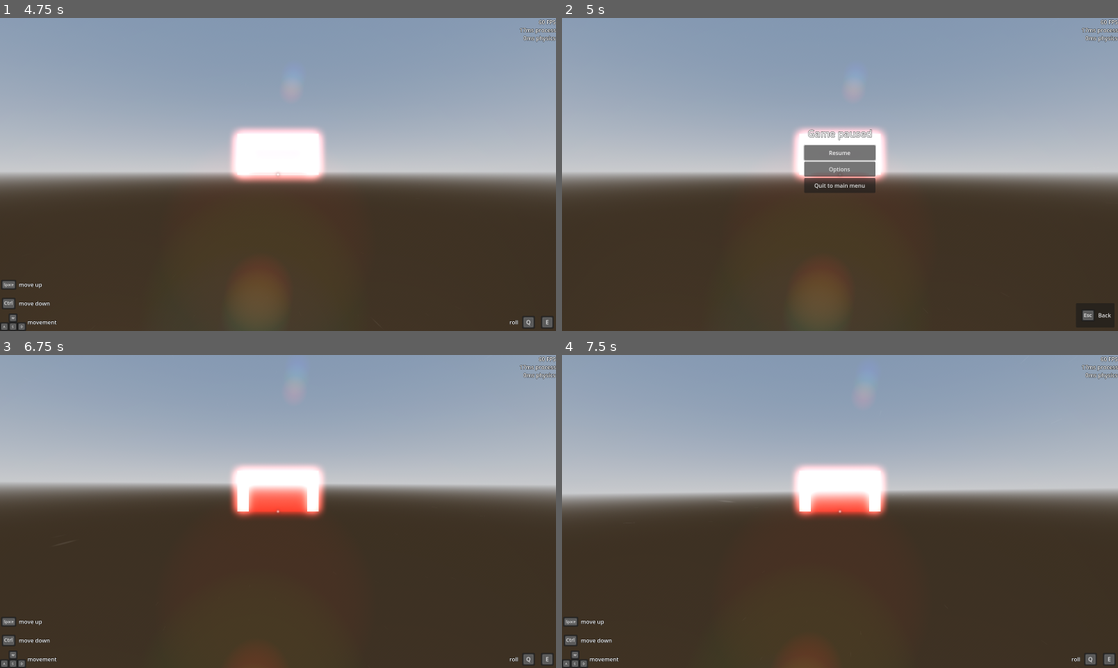
Above: before the commit, frames 1-4 (two rows, left to right).
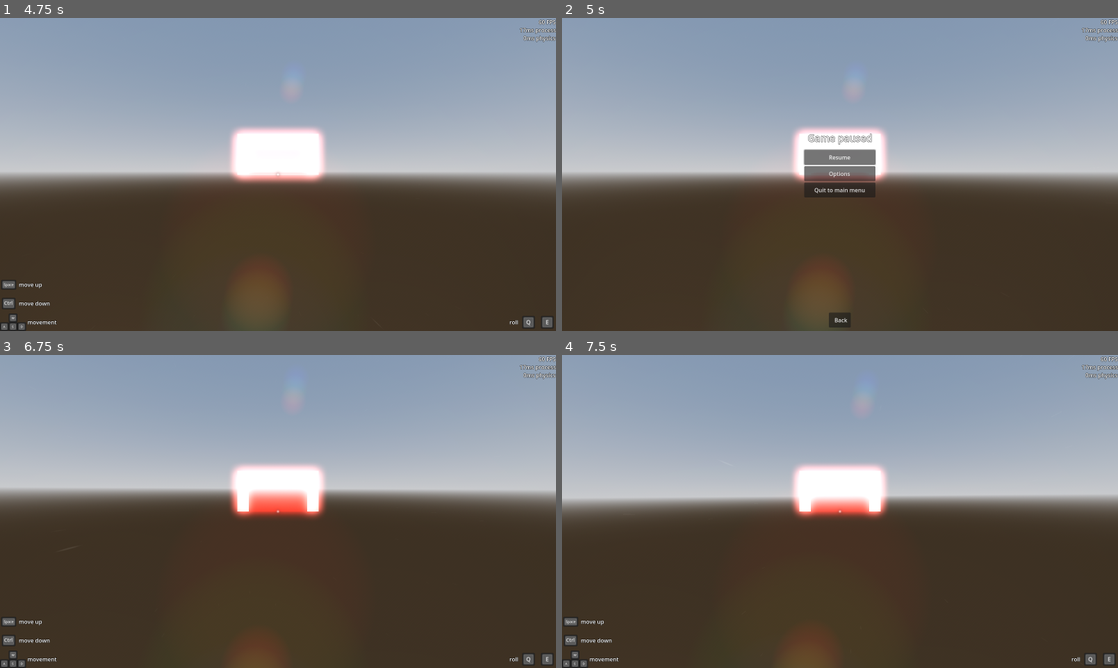
Above: after the commit, the same moments.

Repository: matmas/spacecraft3d
Game: Godot game, scene res://menus/main_menu/main_menu.tscn
The game is run twice, just before and just after one commit, with the same random seed, the same clock (stepped at 60 frames per second) and the same inputs. The engine's default icon, where the game draws it, is replaced by a stand-in: a white triangle on a blue panel in a dark square.
Inputs (mouse positions are in pixels of both pictures, inside the frame that each line leads up to):
- Up to frame 1 (4.75 s): click "New game" at 0.5 s; tap Enter at 1.25, 4.35 s; move the mouse to (305, 174) at 1.27 s; hold Ctrl (crouch) 1.28-2.03 s; hold W (move_forward) from 1.28 s (still down); click (305, 174) at 1.42 s; tap Space (jump) at 1.52, 2.27, 3.77, 4.52 s; move the mouse to (250, 174) at 2.02 s; click (250, 174) at 2.1 s; move the mouse to (289, 168) at 2.77 s; hold Shift (sprint) 2.78-3.53 s; move the mouse to (272, 180) at 3.52 s; tap Backspace at 3.6 s; click (272, 180) at 3.67 s; move the mouse to (316, 177) at 4.27 s
- Up to frame 2 (5 s): keep holding W (move_forward); tap Escape (pause_menu) at 4.9 s
- Up to frame 3 (6.75 s): release W (move_forward) at 5 s; drag from (111, 464) to (194, 433) at 5.02 s; click "Resume" at 5.75 s; tap Space (jump) at 6.5 s; move the mouse to (283, 511) at 6.52 s; hold W (move_forward) from 6.53 s (still down); tap Delete at 6.6 s; click (283, 511) at 6.67 s
- Up to frame 4 (7.5 s): tap Enter at 7.25 s; move the mouse to (817, 505) at 7.27 s; release W (move_forward) at 7.28 s; hold D (move_right) from 7.28 s (still down); tap Ctrl (crouch) at 7.35 s

Frame 1 is identical in both runs. In frame 2, 1.5% of the frame differs, in the area x 43-99%, y 35-99%; in frame 3, 4.5%, in the area x 0-100%, y 41-47%; in frame 4, 4.5%.

Commit message:
Align footer button at center

Diff:
--- a/menus/menu_template.tscn
+++ b/menus/menu_template.tscn
@@ -28,4 +28,4 @@
 
 [node name="Buttons" type="HBoxContainer" parent="Footer"]
 layout_mode = 2
-alignment = 2
+alignment = 1
--- a/menus/options_menu/options_menu.tscn
+++ b/menus/options_menu/options_menu.tscn
@@ -26,6 +26,7 @@
 
 [node name="Back" parent="Footer/Buttons" index="0" instance=ExtResource("5_8igc4")]
 layout_mode = 2
+icon_visibility_condition = 2
 
 [node name="ResetAll" type="Button" parent="Footer/Buttons" index="1"]
 layout_mode = 2
--- a/menus/pause_menu/pause_menu.tscn
+++ b/menus/pause_menu/pause_menu.tscn
@@ -40,6 +40,7 @@
 shortcut = SubResource("Shortcut_0dxge")
 text = "Back"
 script = ExtResource("5_2sf5d")
+icon_visibility_condition = 2
 
 [connection signal="pressed" from="Body/Resume" to="." method="_on_resume_pressed"]
 [connection signal="pressed" from="Body/QuitToMainMenu" to="." method="_on_quit_to_main_menu_pressed"]
